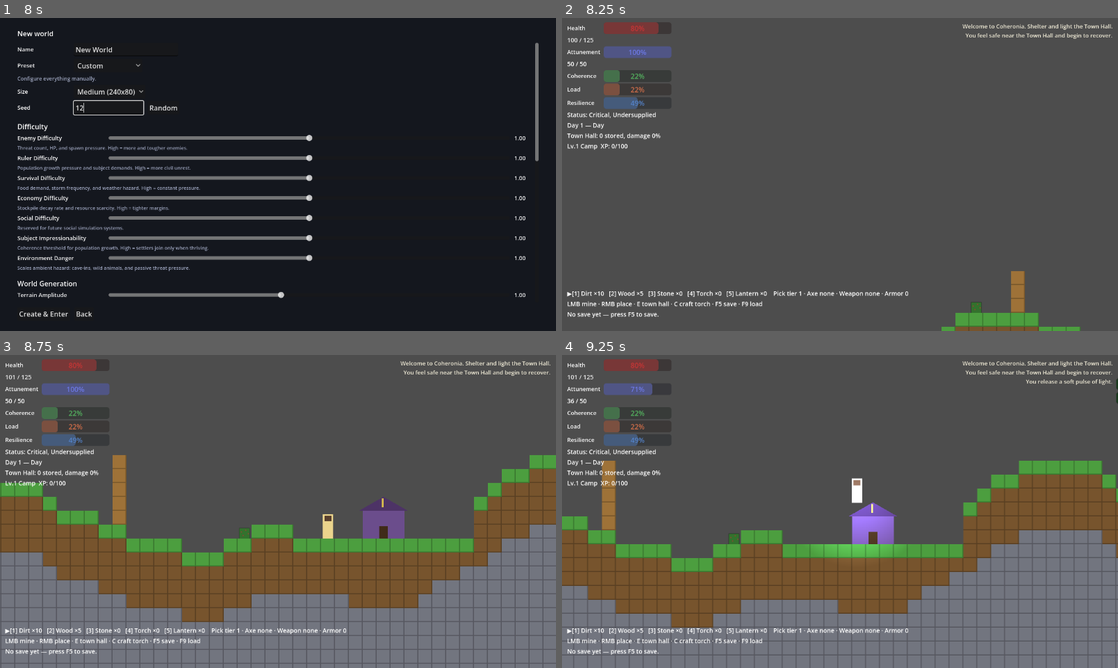
Above: before the commit, frames 1-4 (two rows, left to right).
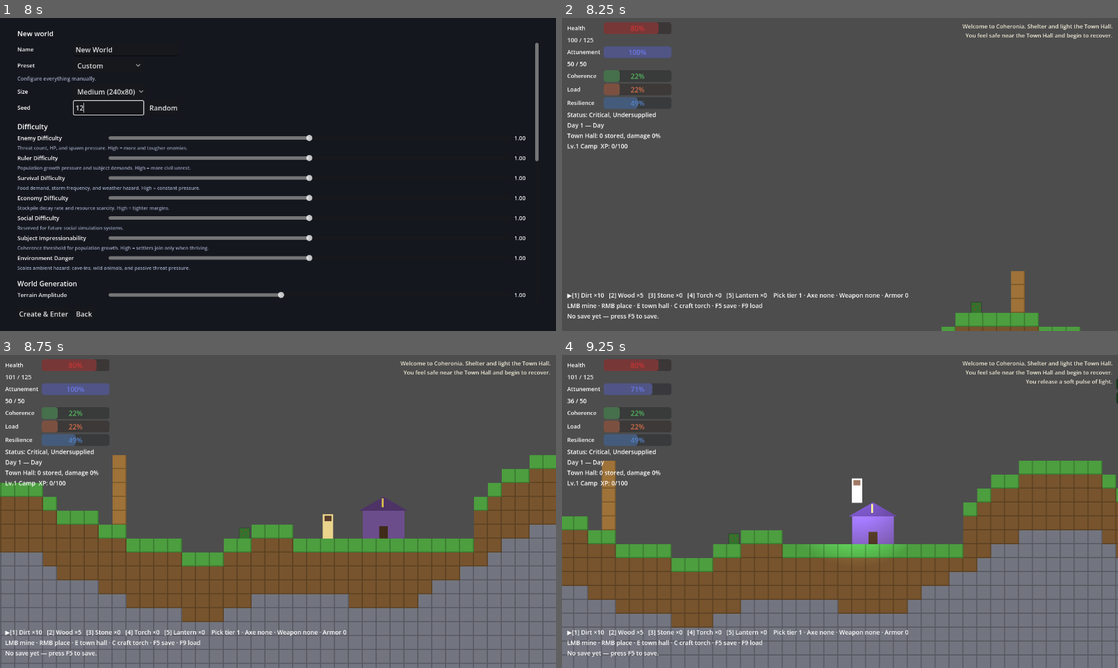
Above: after the commit, the same moments.

Repository: ppeck1/coheronia
Game: Godot game, scene res://scenes/shell/Shell.tscn
The game is run twice, just before and just after one commit, with the same random seed, the same clock (stepped at 60 frames per second) and the same inputs.
Inputs (mouse positions are in pixels of both pictures, inside the frame that each line leads up to):
- Up to frame 1 (8 s): click "Play" at 0.5 s; click "New Character" at 1.25 s; click "Human" at 2 s; click "Tan" at 2.75 s; click "Homesteader" at 3.5 s; click "Hardy — +25 max health." at 4.25 s; click "Born Miner — +20% mining spee…" at 5 s; click "Create" at 5.75 s; click "New World" at 6.5 s; click (111, 108) at 7.27 s; type "12" at 7.35 s
- Up to frame 2 (8.25 s): click "Create & Enter" at 8 s
- Up to frame 3 (8.75 s): no input
- Up to frame 4 (9.25 s): tap F at 8.75 s; move the mouse to (962, 495) at 8.77 s; hold D (move_right) from 8.78 s (still down); tap R (attune_pulse) at 8.85 s; click (962, 495) at 8.92 s; tap Space (jump) at 9.02 s

Frame 1 is identical in both runs. In frame 2, 1.1% of the frame differs, in the area x 0-63%, y 87-97%; in frame 3, 1.1%; in frame 4, 1.1%.

Commit message:
FQ-07: visual asset pipeline with color fallback
data/visual_assets.json + the art/generated/<category>/<id>.png
convention drive image-first rendering with the existing generated
colors/shapes as the permanent fallback. BlockRegistry.visual_texture
loads via Image.load_from_file (no editor import pass; misses cached as
null; clear_visual_cache for smoke/hot paths). Render sites: block
tileset textures (nearest-neighbor resized to the tile), enemy sprites
(hurt shown as a subtractive red tint since overbright modulate clamps
invisible), and a new 5-slot hotbar item icon strip that hides without
art. art/source_templates/ASSET_TEMPLATE.md documents naming, per-
category sizes/resize behavior, local image-model prompt notes (Ollama
stays outside the game and validation), the export-build caveat, and a
review checklist. Validator requires the surface, fails broken explicit
references, and reports convention gaps as INFO only. Smoke writes and
deletes gitignored smoke_tmp_* art through the explicit-override path,
proving image-wins and fallback-returns pixel-for-pixel. 169 -> 173.

Co-Authored-By: Claude Fable 5 <noreply@anthropic.com>

Diff:
--- /dev/null
+++ b/data/visual_assets.json
@@ -0,0 +1,12 @@
+{
+  "schema_version": "0.1",
+  "asset_root": "art/generated",
+  "convention": "art/generated/<category>/<id>.png is picked up automatically when the file exists; an explicit entry below overrides the convention path. Missing images are never an error - rendering falls back to the generated colors/shapes.",
+  "target_sizes": { "blocks": 16, "items": 16, "enemies": 16, "ui": 32 },
+  "categories": {
+    "blocks": {},
+    "items": {},
+    "enemies": {},
+    "ui": {}
+  }
+}
--- a/scripts/entities/simple_threat.gd
+++ b/scripts/entities/simple_threat.gd
@@ -42,10 +42,15 @@
 var contact_damage := PLAYER_DAMAGE
 var move_speed := SPEED
 
+## FQ-07: optional sprite from art/generated/enemies/<enemy_id>.png; null
+## keeps the drawn-rect fallback below.
+var _art: Texture2D = null
+
 
 func _ready() -> void:
 	add_to_group("threats")
 	max_hp = maxi(max_hp, hp)
+	_art = BlockRegistry.visual_texture("enemies", enemy_id)
 
 
 func _physics_process(delta: float) -> void:
@@ -96,9 +101,17 @@
 
 
 func _draw() -> void:
+	# FQ-07: image-first with the drawn-rect fallback. Damage reddens the
+	# sprite via a subtractive tint (overbright modulate clamps to white in
+	# the compatibility renderer, so lightening would be invisible on art).
+	var hurt := minf(0.45, 0.15 * float(max_hp - hp)) if hp < max_hp else 0.0
+	if _art != null:
+		var tint := Color(1.0, 1.0 - hurt, 1.0 - hurt)
+		draw_texture(_art, -_art.get_size() / 2.0, tint)
+		return
 	var body: Color = FAMILY_COLORS.get(family, FAMILY_COLORS["surface"])
-	if hp < max_hp:
-		body = body.lightened(minf(0.45, 0.15 * float(max_hp - hp)))
+	if hurt > 0.0:
+		body = body.lightened(hurt)
 	draw_rect(Rect2(-7, -6, 14, 12), body)
 	draw_rect(Rect2(-4, -3, 3, 3), Color.WHITE)
 	draw_rect(Rect2(1, -3, 3, 3), Color.WHITE)
--- a/scripts/main/smoke_test.gd
+++ b/scripts/main/smoke_test.gd
@@ -1439,6 +1439,74 @@
 	root.player_level = _fq06_saved_level
 	root.save_manager.save_game()
 
+	# --- FQ-07: visual asset pipeline with color fallback ---
+
+	# Temp art uses smoke_tmp_* names (gitignored, never real asset names)
+	# wired to real ids through the explicit-override path in
+	# visual_assets.json, which this section therefore also exercises.
+	# Clean any leftover from a previously killed run, then cold-cache.
+	for _fq07_leftover in ["res://art/generated/blocks/smoke_tmp_dirt.png",
+			"res://art/generated/items/smoke_tmp_wood.png"]:
+		if FileAccess.file_exists(_fq07_leftover):
+			DirAccess.remove_absolute(_fq07_leftover)
+	BlockRegistry.clear_visual_cache()
+
+	# (a) visual_assets.json loads with the four categories.
+	var _fq07_cats: Dictionary = BlockRegistry.visual_assets.get("categories", {})
+	_check("fq07_visual_assets_loads",
+		_fq07_cats.has("blocks") and _fq07_cats.has("items")
+		and _fq07_cats.has("enemies") and _fq07_cats.has("ui"),
+		"categories=%s" % str(_fq07_cats.keys()))
+
+	# (b) missing images never crash: lookups return null and the generated
+	# color/shape textures still render; hotbar icons stay hidden.
+	var _fq07_fallback_tex: ImageTexture = world._make_block_texture("dirt", 16)
+	_check("fq07_missing_assets_fall_back",
+		BlockRegistry.visual_texture("blocks", "dirt") == null
+		and BlockRegistry.visual_texture("enemies", "surface_slime") == null
+		and _fq07_fallback_tex != null
+		and not hud.hotbar_icon_visible(0),
+		"fallback_tex_ok=%s" % str(_fq07_fallback_tex != null))
+
+	# (c) a block image wins over the generated texture when present (via an
+	# explicit visual_assets override), and the fallback returns on removal.
+	var _fq07_img := Image.create(16, 16, false, Image.FORMAT_RGBA8)
+	_fq07_img.fill(Color(1.0, 0.0, 1.0))
+	_fq07_img.save_png("res://art/generated/blocks/smoke_tmp_dirt.png")
+	BlockRegistry.visual_assets["categories"]["blocks"]["dirt"] = \
+		"art/generated/blocks/smoke_tmp_dirt.png"
+	BlockRegistry.clear_visual_cache()
+	var _fq07_art_pixel: Color = world._make_block_texture("dirt", 16) \
+		.get_image().get_pixel(4, 4)
+	DirAccess.remove_absolute("res://art/generated/blocks/smoke_tmp_dirt.png")
+	BlockRegistry.visual_assets["categories"]["blocks"].erase("dirt")
+	BlockRegistry.clear_visual_cache()
+	var _fq07_clean_pixel: Color = world._make_block_texture("dirt", 16) \
+		.get_image().get_pixel(4, 4)
+	_check("fq07_block_renders_from_image",
+		_fq07_art_pixel.is_equal_approx(Color(1.0, 0.0, 1.0))
+		and not _fq07_clean_pixel.is_equal_approx(Color(1.0, 0.0, 1.0)),
+		"with_art=%s after_cleanup=%s" % [str(_fq07_art_pixel), str(_fq07_clean_pixel)])
+
+	# (d) an item image lights up its hotbar icon; removal hides it again.
+	var _fq07_item_img := Image.create(16, 16, false, Image.FORMAT_RGBA8)
+	_fq07_item_img.fill(Color(0.0, 1.0, 1.0))
+	_fq07_item_img.save_png("res://art/generated/items/smoke_tmp_wood.png")
+	BlockRegistry.visual_assets["categories"]["items"]["wood"] = \
+		"art/generated/items/smoke_tmp_wood.png"
+	BlockRegistry.clear_visual_cache()
+	hud.update_inventory()
+	var _fq07_icon_on: bool = hud.hotbar_icon_visible(1)    # slot 1 = wood
+	var _fq07_icon_dirt: bool = hud.hotbar_icon_visible(0)  # dirt has no art
+	DirAccess.remove_absolute("res://art/generated/items/smoke_tmp_wood.png")
+	BlockRegistry.visual_assets["categories"]["items"].erase("wood")
+	BlockRegistry.clear_visual_cache()
+	hud.update_inventory()
+	_check("fq07_item_renders_from_image",
+		_fq07_icon_on and not _fq07_icon_dirt and not hud.hotbar_icon_visible(1),
+		"icon_with_art=%s dirt_icon=%s after_cleanup=%s" % [
+			str(_fq07_icon_on), str(_fq07_icon_dirt), str(hud.hotbar_icon_visible(1))])
+
 	# --- FQ-01: player health, damage, healing, and death loop ---
 
 	player.set_physics_process(false)
--- a/scripts/ui/hud.gd
+++ b/scripts/ui/hud.gd
@@ -47,6 +47,8 @@
 # FQ-06: skill tree panel (K); preloaded script, no class_name (cache-safe).
 const SkillTreePanelScript := preload("res://scripts/ui/skill_tree_panel.gd")
 var _skill_panel: PanelContainer
+# FQ-07: optional hotbar item icons (visible only when the item has art).
+var _hotbar_icons: Array[TextureRect] = []
 
 
 func _ready() -> void:
@@ -101,6 +103,18 @@
 	_mine_bar.show_percentage = false
 	_mine_bar.visible = false
 	box.add_child(_mine_bar)
+	# FQ-07: an icon strip above the hotbar text; each slot shows its item's
+	# image when one exists in art/generated/items/ and hides otherwise, so
+	# the text-only hotbar remains the fallback.
+	var icon_row := HBoxContainer.new()
+	box.add_child(icon_row)
+	for i in range(5):
+		var icon := TextureRect.new()
+		icon.custom_minimum_size = Vector2(18, 18)
+		icon.stretch_mode = TextureRect.STRETCH_KEEP_ASPECT_CENTERED
+		icon.visible = false
+		icon_row.add_child(icon)
+		_hotbar_icons.append(icon)
 	_hotbar_label = _label(box, "")
 	_label(box, "LMB mine · RMB place · E town hall · C craft torch · F5 save · F9 load")
 	_save_label = _label(box, "No save yet — press F5 to save.")
@@ -222,6 +236,11 @@
 	return _skill_panel
 
 
+## FQ-07 smoke hook: whether slot i currently shows an item image.
+func hotbar_icon_visible(i: int) -> bool:
+	return i >= 0 and i < _hotbar_icons.size() and _hotbar_icons[i].visible
+
+
 ## Returns the current text of the inventory panel content label.
 ## Used by smoke tests to verify content after an inventory change.
 func get_inventory_panel_text() -> String:
@@ -371,6 +390,13 @@
 	parts.append("  Pick tier %d · Axe %s · Weapon %s · Armor %d" % [
 		player.tool_tier, _axe_hb_str, _weapon_str, int(player.armor_total())])
 	_hotbar_label.text = "  ".join(parts)
+	# FQ-07: refresh the optional per-slot item icons.
+	for i in range(_hotbar_icons.size()):
+		var icon_tex: Texture2D = null
+		if i < player.hotbar.size():
+			icon_tex = BlockRegistry.visual_texture("items", player.hotbar[i])
+		_hotbar_icons[i].texture = icon_tex
+		_hotbar_icons[i].visible = icon_tex != null
 	_refresh_stock()
 	if _inv_panel != null and _inv_panel.visible:
 		_refresh_inventory_panel()
--- a/scripts/world/block_registry.gd
+++ b/scripts/world/block_registry.gd
@@ -8,6 +8,8 @@
 var world_settings: Dictionary = {}
 var character_data: Dictionary = {}
 var equipment: Dictionary = {}      # FQ-03: data/equipment.json (slots + items)
+var visual_assets: Dictionary = {}  # FQ-07: data/visual_assets.json (image refs)
+var _visual_cache: Dictionary = {}  # resolved path -> Texture2D (or null = missing)
 
 
 func _ready() -> void:
@@ -23,6 +25,7 @@
 	world_settings = _load_json("res://data/world_settings.json")
 	character_data = _load_json("res://data/character_data.json")
 	equipment = _load_json("res://data/equipment.json")
+	visual_assets = _load_json("res://data/visual_assets.json")
 	if blocks.is_empty():
 		push_error("BlockRegistry: no blocks loaded from data/blocks.json")
 
@@ -121,6 +124,44 @@
 ## Wave E: returns true if the block requires a solid block directly below to stay.
 func requires_support(block_id: String) -> bool:
 	return bool(get_block(block_id).get("requires_support", false))
+
+
+# ---------------------------------------------------------------------------
+# FQ-07: visual assets (data/visual_assets.json) — image-first, color fallback
+# ---------------------------------------------------------------------------
+
+## Resolved res:// path for a category/id: an explicit entry in
+## visual_assets.json overrides the art/generated/<category>/<id>.png
+## convention. The file may or may not exist — see visual_texture.
+func visual_asset_path(category: String, id: String) -> String:
+	var explicit := str(visual_assets.get("categories", {}).get(category, {}).get(id, ""))
+	if explicit != "":
+		return explicit if explicit.begins_with("res://") else "res://" + explicit
+	return "res://%s/%s/%s.png" % [
+		str(visual_assets.get("asset_root", "art/generated")), category, id]
+
+
+## The image texture for category/id, or null when no image exists — callers
+## fall back to their generated colors/shapes. Loaded via Image.load_from_file
+## (never the import system), so plain runs need no editor import pass.
+## Results (including misses) are cached; clear_visual_cache resets.
+func visual_texture(category: String, id: String) -> Texture2D:
+	var path := visual_asset_path(category, id)
+	if _visual_cache.has(path):
+		return _visual_cache[path]
+	var tex: Texture2D = null
+	if FileAccess.file_exists(path):
+		var img := Image.load_from_file(path)
+		if img != null and not img.is_empty():
+			tex = ImageTexture.create_from_image(img)
+	_visual_cache[path] = tex
+	return tex
+
+
+## Drops all cached lookups so newly added/removed art is picked up
+## (used by smoke and available for a future hot-reload).
+func clear_visual_cache() -> void:
+	_visual_cache.clear()
 
 
 # ---------------------------------------------------------------------------
--- a/scripts/world/world.gd
+++ b/scripts/world/world.gd
@@ -338,6 +338,17 @@
 
 
 func _make_block_texture(block_id: String, t: int) -> ImageTexture:
+	# FQ-07: image-first — a PNG at art/generated/blocks/<id>.png (or an
+	# explicit visual_assets.json entry) wins; otherwise the generated
+	# color/shape below is the fallback. Mismatched sizes are resized so a
+	# stray art dimension can never corrupt the tileset.
+	var art := BlockRegistry.visual_texture("blocks", block_id) as ImageTexture
+	if art != null:
+		var art_img: Image = art.get_image()
+		if art_img.get_width() != t or art_img.get_height() != t:
+			art_img.resize(t, t, Image.INTERPOLATE_NEAREST)
+			return ImageTexture.create_from_image(art_img)
+		return art
 	var color: Color = BLOCK_COLORS.get(block_id, Color.MAGENTA)
 	var img := Image.create(t, t, false, Image.FORMAT_RGBA8)
 	if block_id == "berry_bush":
Not shown, changed: .gitignore
Not shown, added: art/generated/blocks/.gitkeep
Not shown, added: art/generated/enemies/.gitkeep
Not shown, added: art/generated/items/.gitkeep
Not shown, added: art/generated/ui/.gitkeep
Not shown, added: art/source_templates/ASSET_TEMPLATE.md
Not shown, changed: docs/FABLE_TASK_QUEUE.md
Not shown, changed: docs/HANDOFF.md
Not shown, changed: docs/VARIABLE_MATRIX.md
Not shown, changed: scripts/validate_repo.py
